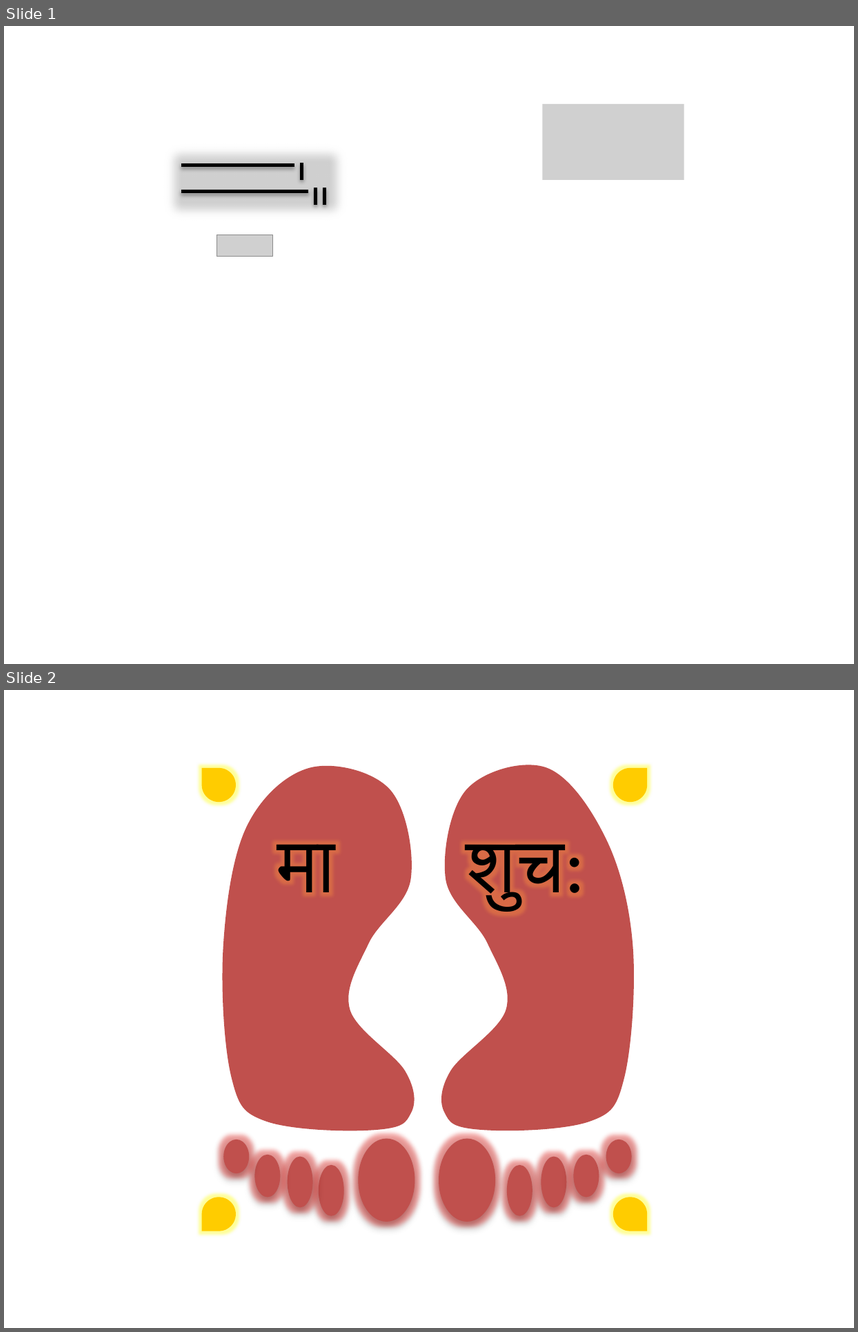
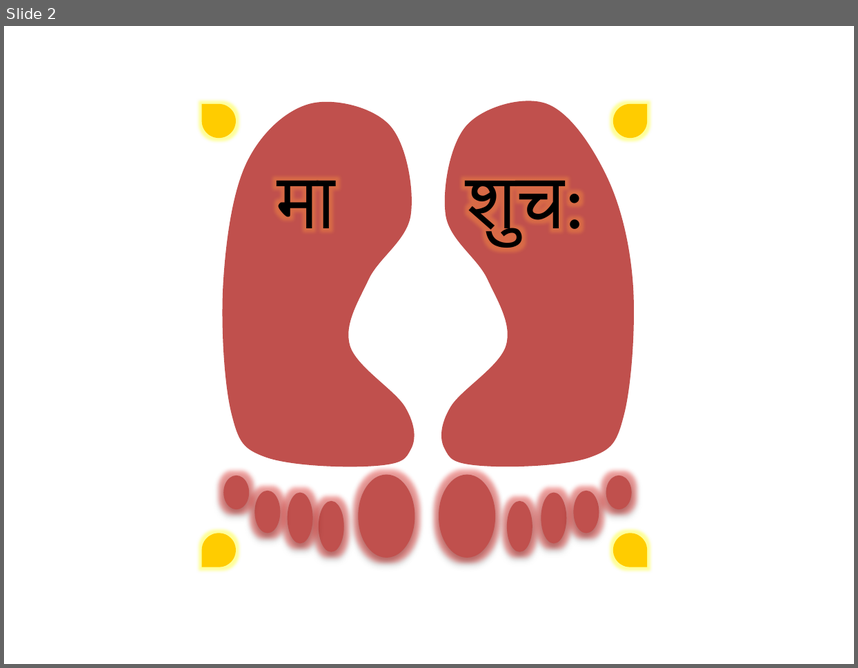
Before and after one commit to sudeeprp/GitaPower, a slide deck: feeder/tools/pics-making.pptx. Shown one above the other, each under a label of ours: slides 1 and 2 before the commit, slide 2 after it. The pictures are 858x1332 and 858x668 pixels, drawn with LibreOffice and Linux fonts; fonts in the diff are those of the drawing; grey boxes stand for pictures. Boxes give left, top, right and bottom in pixels: in the first picture for what was removed or moved away, otherwise in the second. Text is boxed around its words. In the diff, an @@ line names an element or a change of style, - is before the commit and + after.

```diff
--- a/feeder/tools/pics-making.pptx
+++ b/feeder/tools/pics-making.pptx
@@ slide 1 removed at box(4, 26, 854, 664), background #FFFFFF @@
@@ picture removed at box(542, 104, 684, 180) @@
@@ picture removed at box(159, 139, 351, 224) @@
@@ line removed from (181, 165) to (294, 165) @@
@@ line removed from (301, 163) to (301, 180) @@
@@ line removed from (181, 191) to (308, 191) @@
@@ line removed from (316, 187) to (316, 205) @@
@@ line removed from (324, 187) to (324, 205) @@
@@ picture removed at box(217, 234, 272, 256) @@
```
Also in this commit, not shown: 1 slide added, 3 other files.
